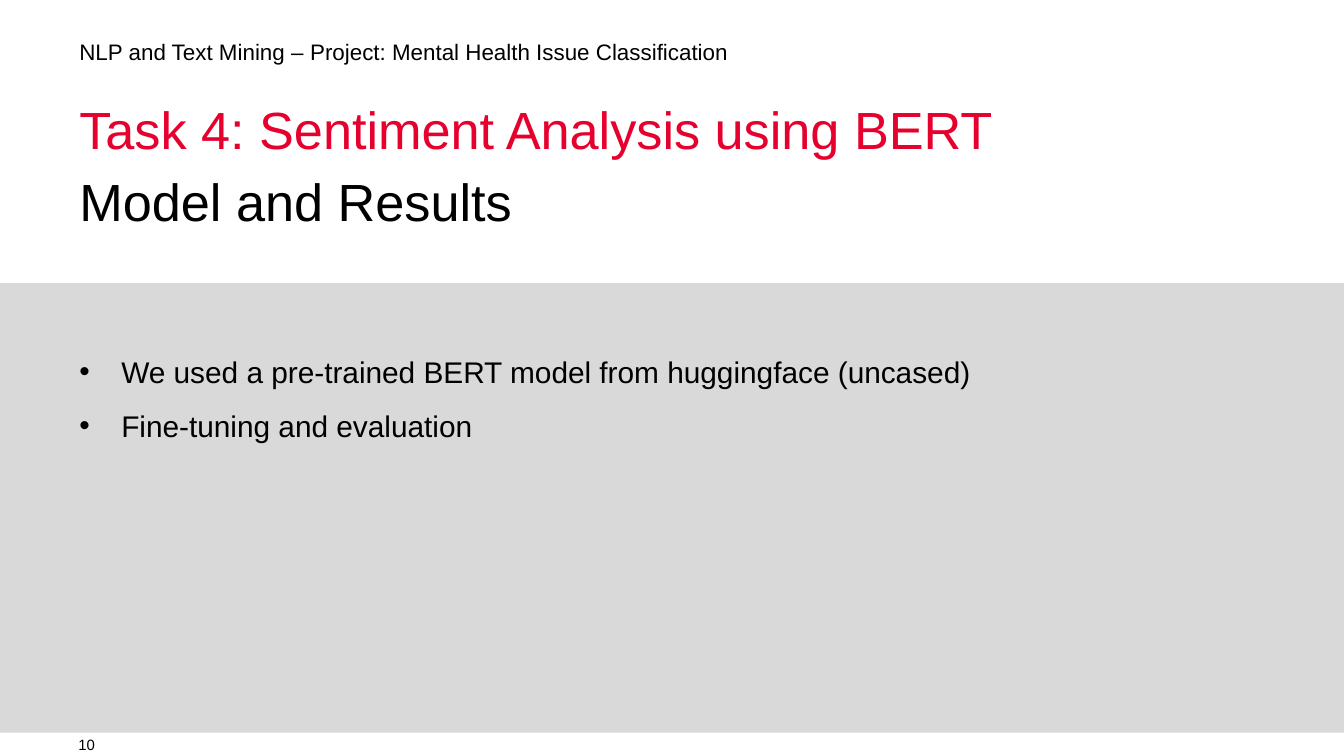
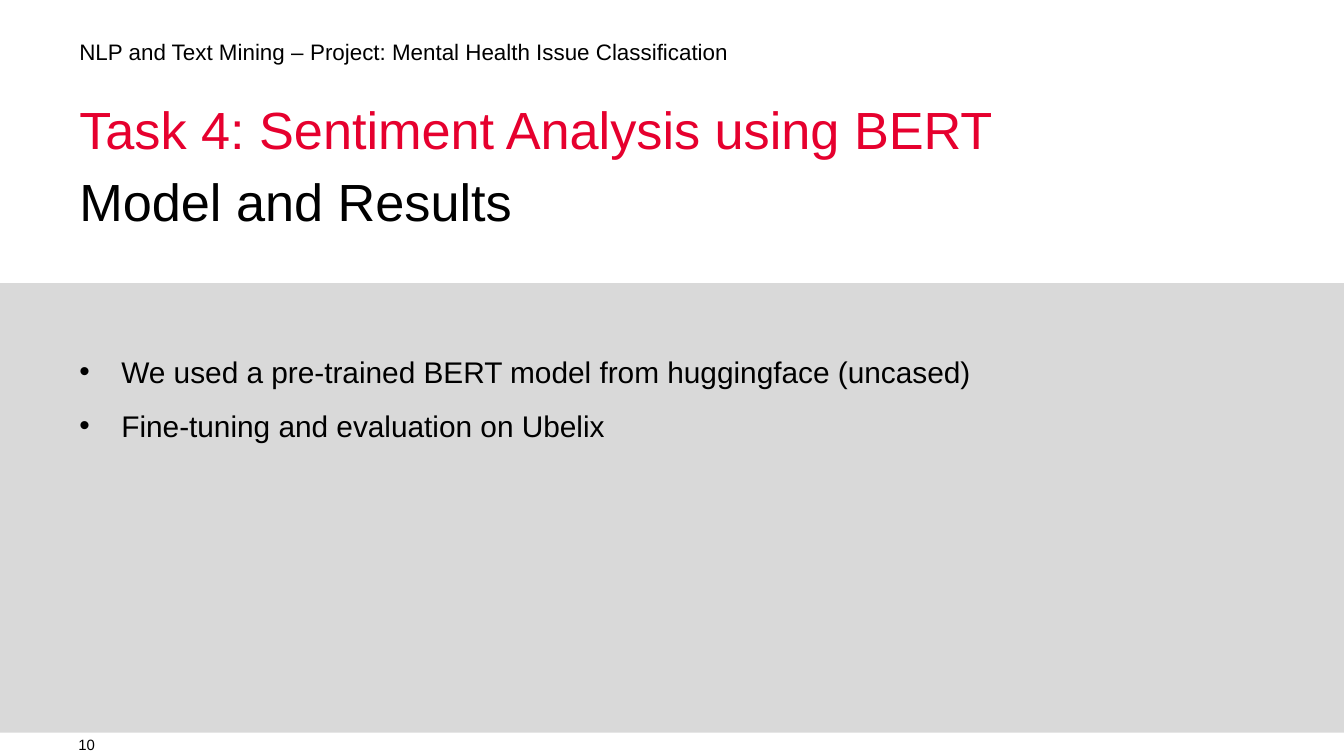
Before and after one commit to homolan13/twitter_mental_health, a slide deck: slide 10 of Presentation.pptx. Drawn at 1344x756 pixels with LibreOffice and Linux fonts; fonts in the diff are those of the drawing; background and template pictures are left out. Boxes give left, top, right and bottom in pixels: in the first picture for what was removed or moved away, otherwise in the second. Text is boxed around its words. In the diff, an @@ line names an element or a change of style, - is before the commit and + after.

```diff
--- a/Presentation.pptx
+++ b/Presentation.pptx
@@ text at [121, 415, 605, 442]: text changed @@
-• Fine-tuning and evaluation
+• Fine-tuning and evaluation on Ubelix
```
Also in this commit, not shown: 3 other slides changed.
